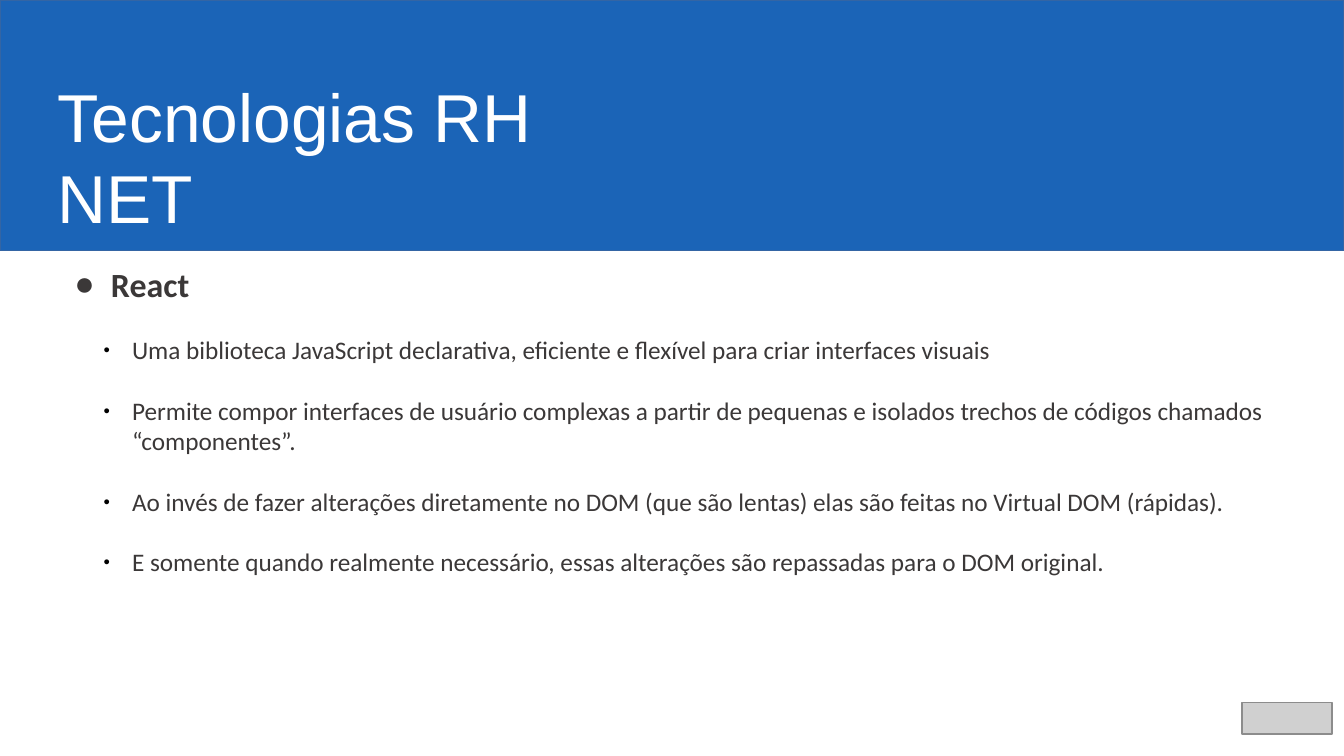
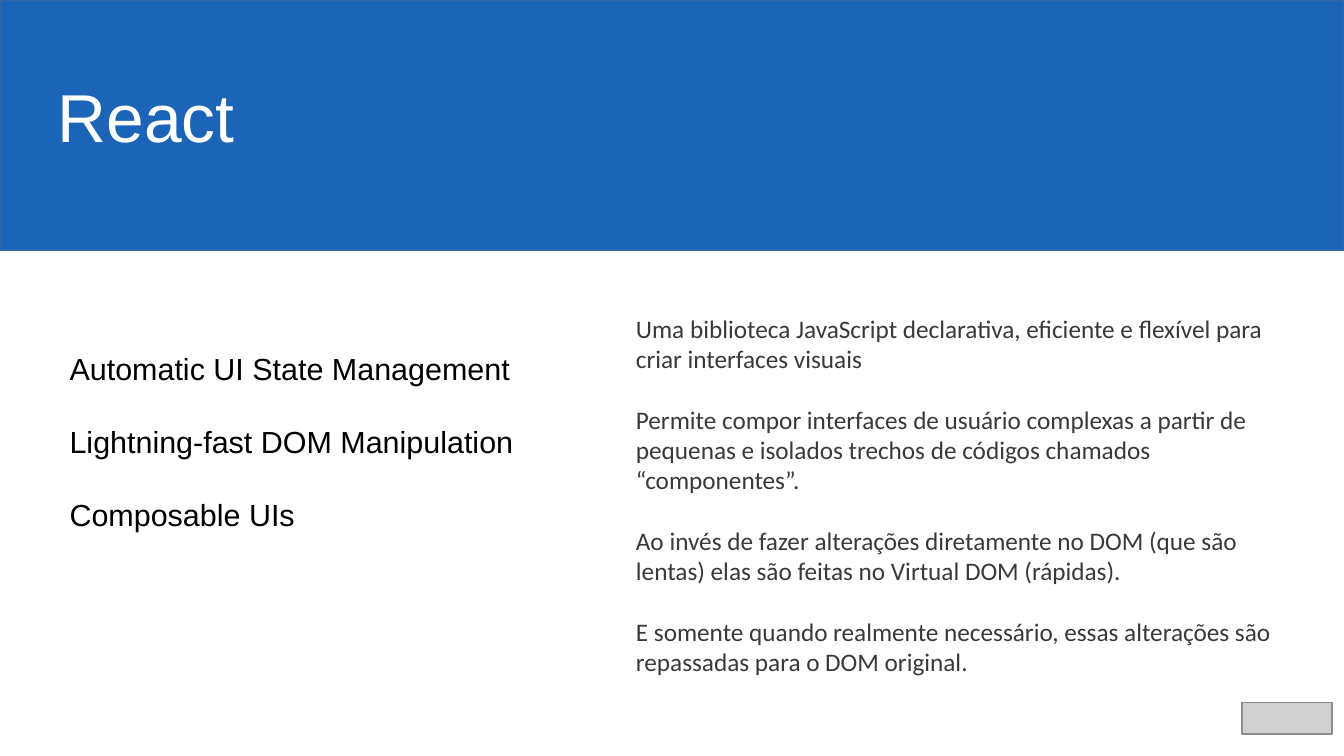
Before and after one commit to ericjrsilva/meetup-react-tests, a slide deck: slide 5 of apresentacao.odp (slide 2 before the commit). Drawn at 1344x756 pixels with LibreOffice and Linux fonts; fonts in the diff are those of the drawing; grey boxes stand for pictures; background and template pictures are left out. Boxes give left, top, right and bottom in pixels: in the first picture for what was removed or moved away, otherwise in the second. Text is boxed around its words. In the diff, an @@ line names an element or a change of style, - is before the commit and + after.

```diff
--- a/apresentacao.odp
+++ b/apresentacao.odp
@@ text at bbox=[58, 95, 235, 143]: text changed @@
-Tecnologias RH NET
+React
@@ text at bbox=[111, 275, 189, 298]: paragraph removed @@
-● React
@@ text "Uma biblioteca JavaScript declarativa, eficiente ...": place and size @@
-text "Uma biblioteca JavaScript declarativa, eficiente ..." at bbox=[111, 275, 1263, 576]
+text "Uma biblioteca JavaScript declarativa, eficiente ..." at bbox=[636, 320, 1270, 676]
@@ text "Uma biblioteca JavaScript declarativa, eficiente ..." at bbox=[636, 320, 1270, 676]: bullet ● to none; list level 2 to 1 in "Uma biblioteca JavaScript declarativa, eficiente ..."; list level 2 to 1 in "Permite compor interfaces de usuário ..."; list level 2 to 1 in "Ao invés de fazer alterações ..."; list level 2 to 1 in "E somente quando realmente necessário, ..." @@
@@ text added at bbox=[70, 358, 513, 532], 18 pt, text #000000 @@
+Automatic UI State Management
+Lightning-fast DOM Manipulation
+Composable UIs
```
Also in this commit, not shown: 3 slides added, 1 other file.
